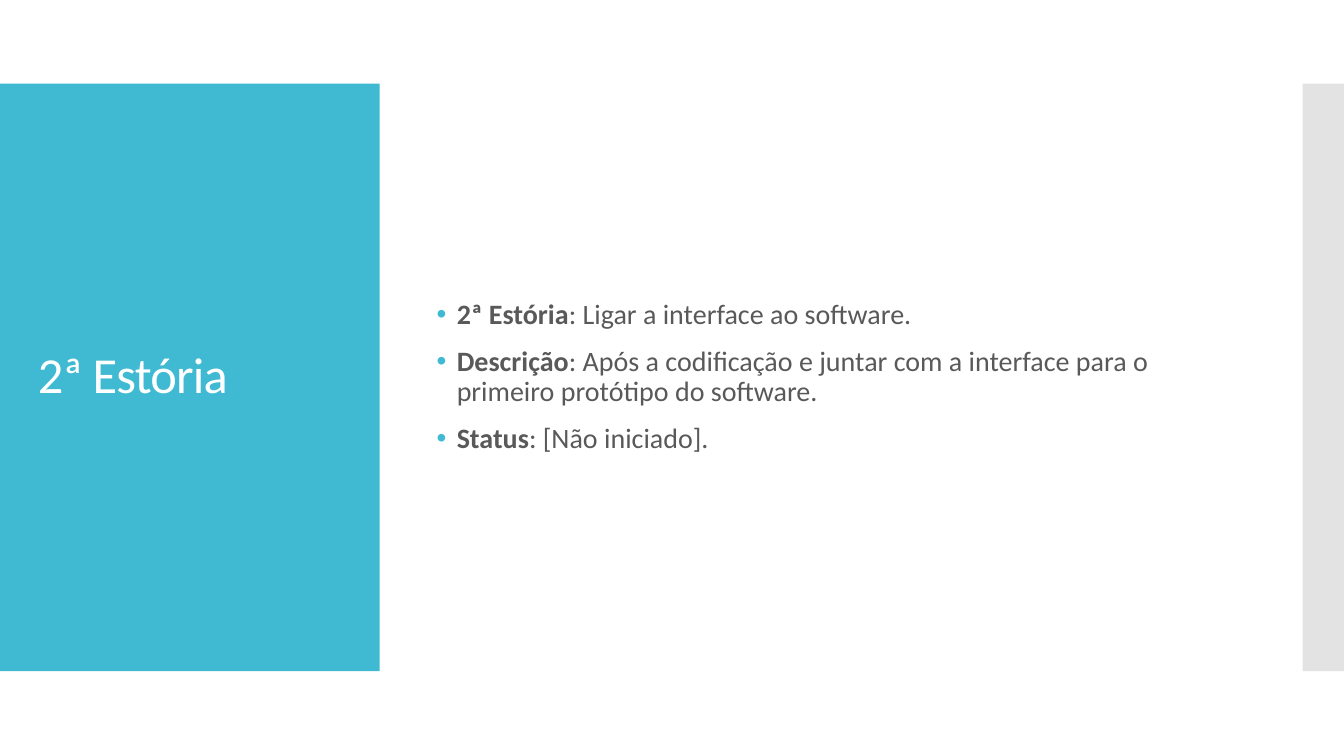
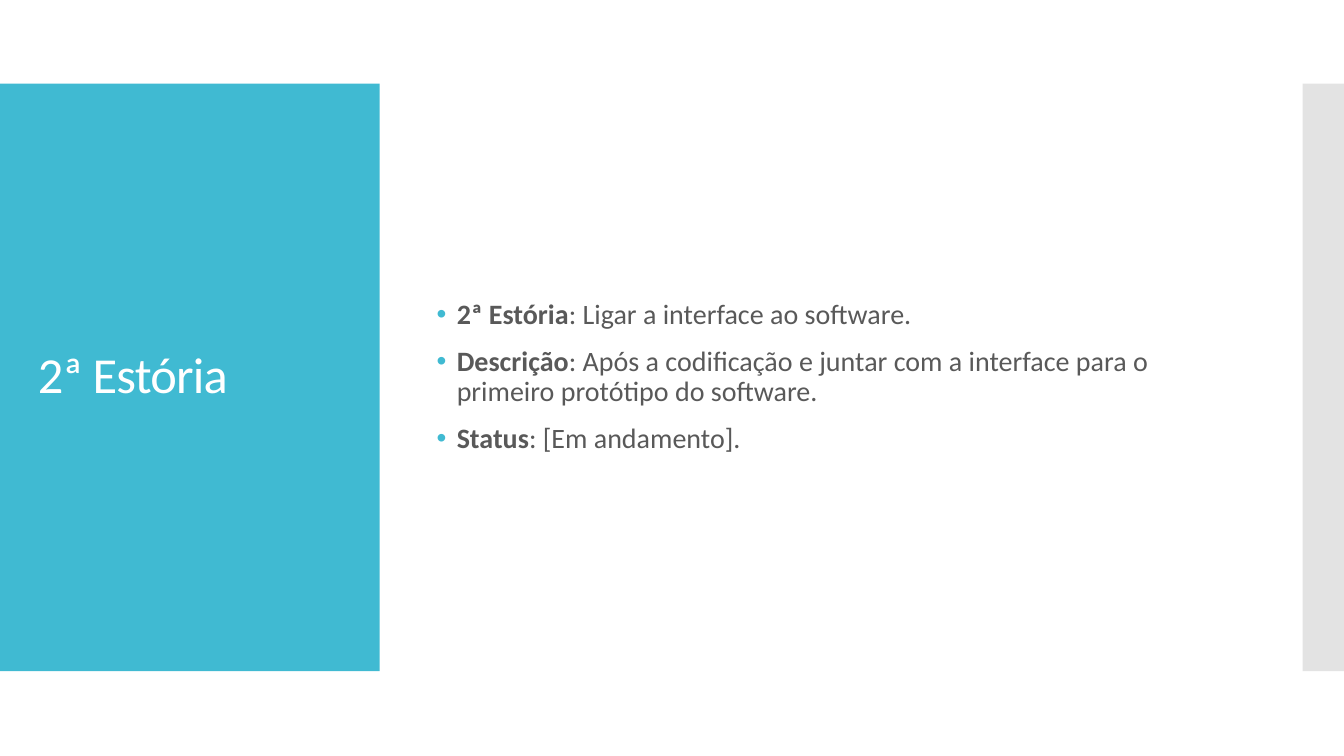
Before and after one commit to AlexandroGonSan/Projeto_final_POO_2018.2, a slide deck: slide 4 of Sprints/Sprint_005 da equipe.pptx. Drawn at 1344x756 pixels with LibreOffice and Linux fonts; fonts in the diff are those of the drawing. Boxes give left, top, right and bottom in pixels: in the first picture for what was removed or moved away, otherwise in the second. Text is boxed around its words. In the diff, an @@ line names an element or a change of style, - is before the commit and + after.

```diff
--- a/Sprints/Sprint_005 da equipe.pptx
+++ b/Sprints/Sprint_005 da equipe.pptx
@@ text at <box>457,427,741,452</box>: text changed @@
-• Status: [Não iniciado].
+• Status: [Em andamento].
```
Also in this commit, not shown: 1 other slide changed.
